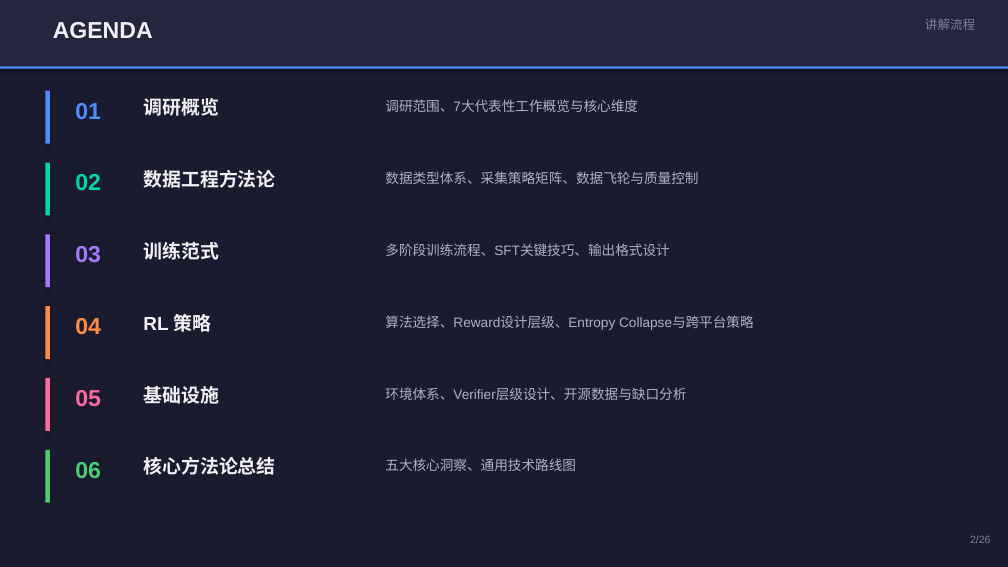
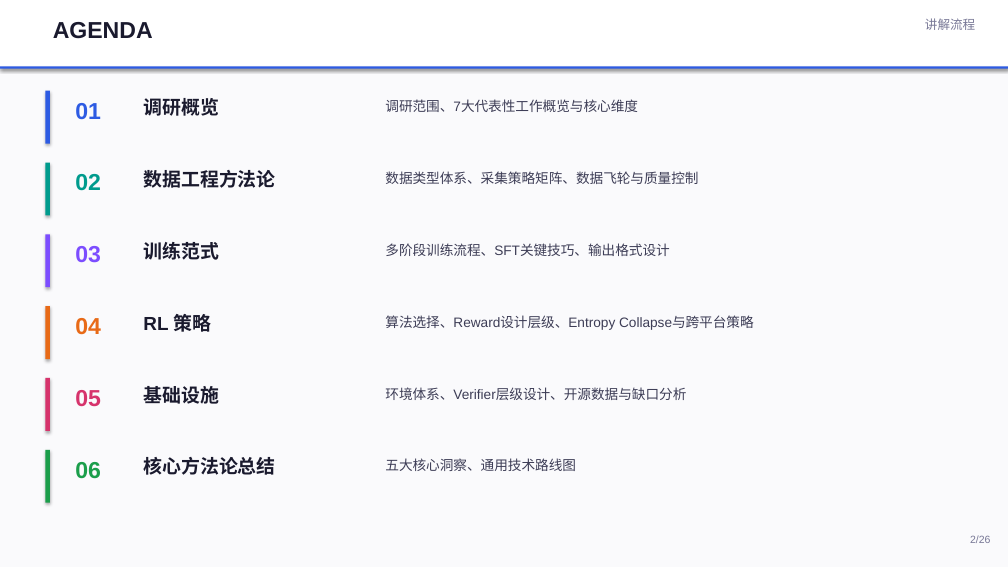
Before and after one commit to Pengxiang-Li/Cursor, a slide deck: slide 2 of CUA_Research_Report.pptx. Drawn at 1008x567 pixels with LibreOffice and Linux fonts; fonts in the diff are those of the drawing. Boxes give left, top, right and bottom in pixels: in the first picture for what was removed or moved away, otherwise in the second. Text is boxed around its words. In the diff, an @@ line names an element or a change of style, - is before the commit and + after.

```diff
--- a/CUA_Research_Report.pptx
+++ b/CUA_Research_Report.pptx
@@ background #1B1B2F to #FAFAFC @@
@@ rectangle at bbox=[0, 0, 1008, 68]: fill #25253D to #FFFFFF @@
@@ text "讲解流程" at bbox=[925, 18, 975, 30]: text colour #80809A to #787896 @@
@@ rectangle at bbox=[0, 67, 1008, 69]: fill #4E8CFF to #2D5BE3 @@
@@ rectangle at bbox=[45, 91, 50, 144]: fill #4E8CFF to #2D5BE3 @@
@@ text "01" at bbox=[75, 103, 101, 119]: text colour #4E8CFF to #2D5BE3 @@
@@ rectangle at bbox=[45, 163, 50, 216]: fill #00D4AA to #009B8D @@
@@ text "02" at bbox=[75, 174, 101, 191]: text colour #00D4AA to #009B8D @@
@@ rectangle at bbox=[45, 234, 50, 287]: fill #A878FF to #7C4DFF @@
@@ text "03" at bbox=[75, 246, 101, 263]: text colour #A878FF to #7C4DFF @@
@@ rectangle at bbox=[45, 306, 50, 359]: fill #FF8C42 to #E86A17 @@
@@ text "04" at bbox=[75, 318, 101, 335]: text colour #FF8C42 to #E86A17 @@
@@ rectangle at bbox=[45, 378, 50, 431]: fill #FF6B9D to #D6336C @@
@@ text "05" at bbox=[75, 390, 101, 406]: text colour #FF6B9D to #D6336C @@
@@ rectangle at bbox=[45, 450, 50, 503]: fill #4ECB71 to #1B9E4B @@
@@ text "06" at bbox=[75, 462, 101, 479]: text colour #4ECB71 to #1B9E4B @@
@@ text colour #F0F0F5 to #1A1A2E in 7 elements at bbox=[53, 22, 153, 39], bbox=[143, 98, 219, 116], bbox=[143, 170, 275, 188], bbox=[143, 242, 219, 260], bbox=[143, 314, 212, 332], bbox=[143, 386, 219, 404], bbox=[143, 457, 275, 475] @@
@@ text colour #B0B0C5 to #3D3D56 in 6 elements at bbox=[385, 99, 638, 112], bbox=[385, 171, 698, 184], bbox=[385, 243, 669, 256], bbox=[385, 315, 754, 330], bbox=[385, 387, 686, 400], bbox=[385, 458, 576, 471] @@
@@ text "2/26" at bbox=[970, 535, 990, 543]: text colour #80809A to #787896 @@
```
Also in this commit, not shown: 25 other slides changed, 1 other file.
